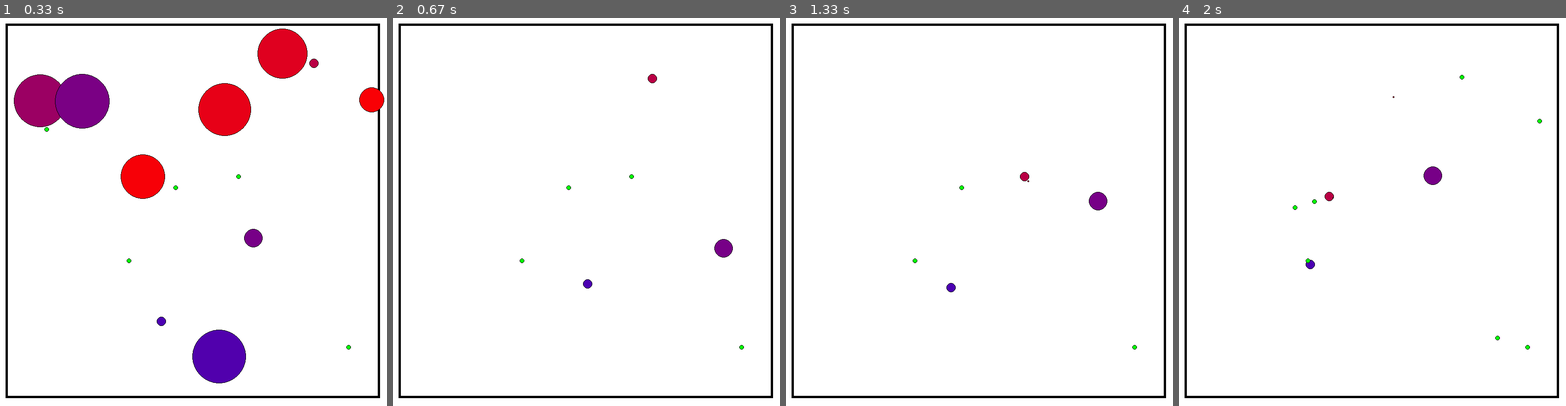
Above: before the commit, frames 1-4 (left to right).
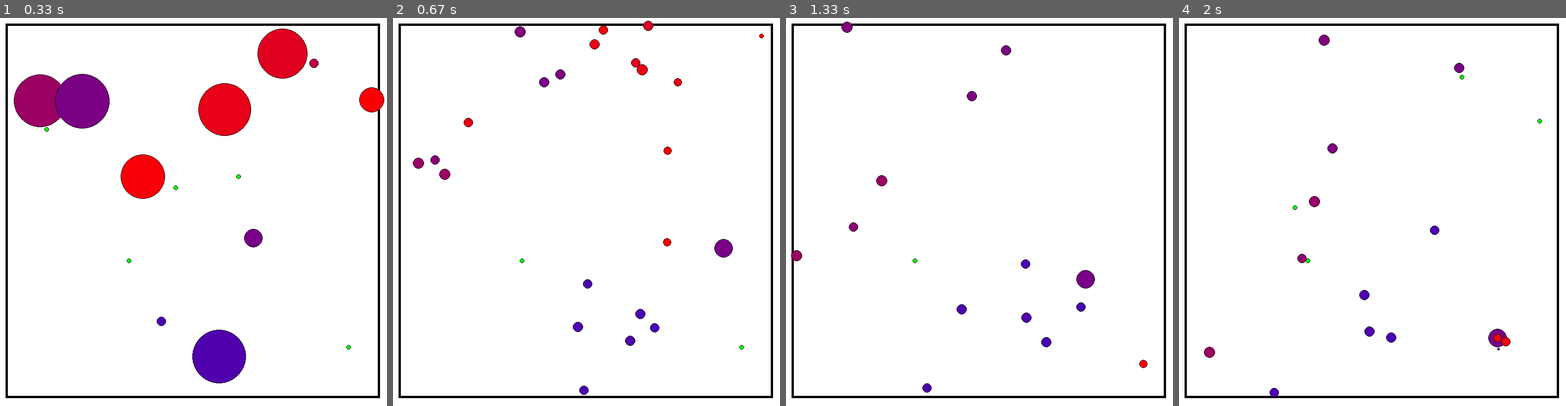
Above: after the commit, the same moments.

Repository: LeoBasov/live-sim
Game: pygame game, started from app/gui_pygame/main.py
The game is run twice, just before and just after one commit, with the same random seed, the same clock (stepped at 60 frames per second) and the same inputs.
Inputs:
- Up to frame 1 (0.33 s): no input
- Up to frame 2 (0.67 s): tap Space at 0.33 s
- Up to frame 3 (1.33 s): tap Space at 0.73, 1.03, 1.23 s
- Up to frame 4 (2 s): tap Space at 1.57, 1.87 s

Frame 1 is identical in both runs. In frame 2, 1.1% of the frame differs, in the area x 5-96%, y 0-98%; in frame 3, 1.1%, in the area x 1-94%, y 0-97%; in frame 4, 1.1%.

Commit message:
Cahnged energy setting.

Diff:
--- a/live_sim/creature.py
+++ b/live_sim/creature.py
@@ -19,13 +19,15 @@
 import numpy as np
 import sys
 
+BASE_ENERGY = 10
+
 class Creature:
 	"""Docstring for creaure class"""
 
 	def __init__(self, world):
 		self.state = State()
 		self.world = world
-		self.energy_init = 10.0
+		self.energy_init = BASE_ENERGY
 		self.energy = self.energy_init
 		self.speed = 1.0
 		self.sense = 1.0
@@ -93,10 +95,11 @@
 			creature = Creature(self.world)
 
 			creature.copy(self)
-			creature.energy = self.energy_init
 
 			self._mutate(creature)
 			self._reproduce_position(creature)
+
+			creature.energy = creature.size*creature.size*creature.size*BASE_ENERGY
 
 			self.children.append(creature)
 			self.world.creatures.append(creature)
--- a/live_sim/world.py
+++ b/live_sim/world.py
@@ -15,6 +15,7 @@
 long with this program. If not, see <https://www.gnu.org/licenses/>."""
 
 from .creature import Creature
+from .creature import BASE_ENERGY
 import random
 import math
 import numpy as np
@@ -33,6 +34,7 @@
 			creature.speed = (0.001 + 1.0*random.random())*speed
 			creature.size = (0.001 + 3.0*random.random())*size
 			creature.size_max = creature.size
+			creature.energy = creature.size*creature.size*creature.size*BASE_ENERGY
 			creature.position = self._generate_random_position()
 
 			self.creatures.append(creature)
